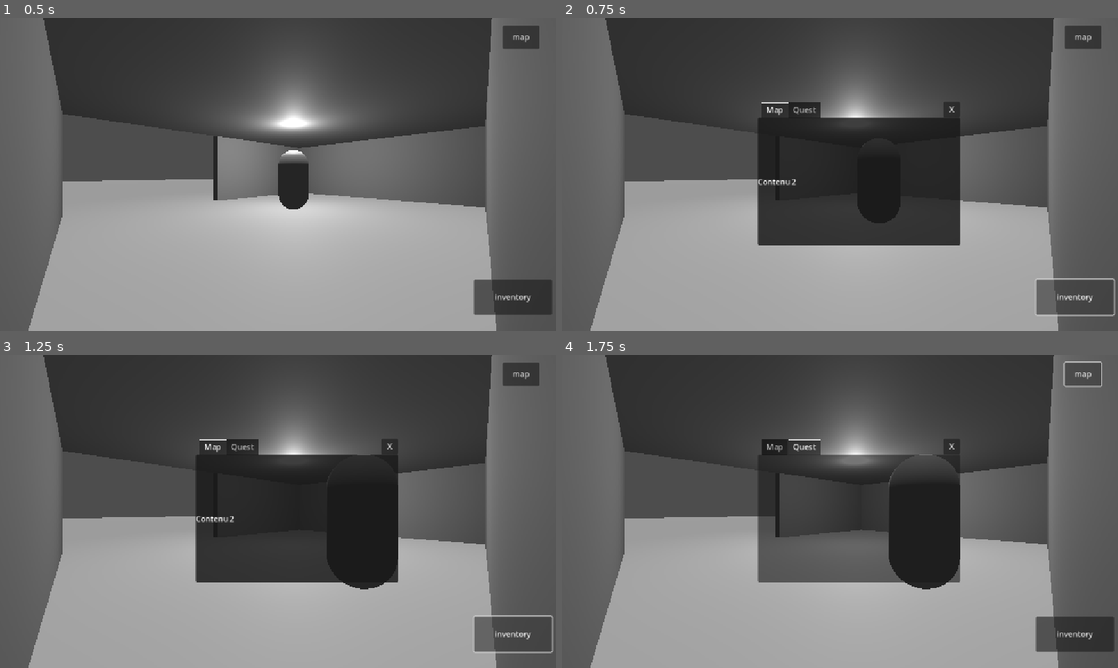
Above: before the commit, frames 1-4 (two rows, left to right).
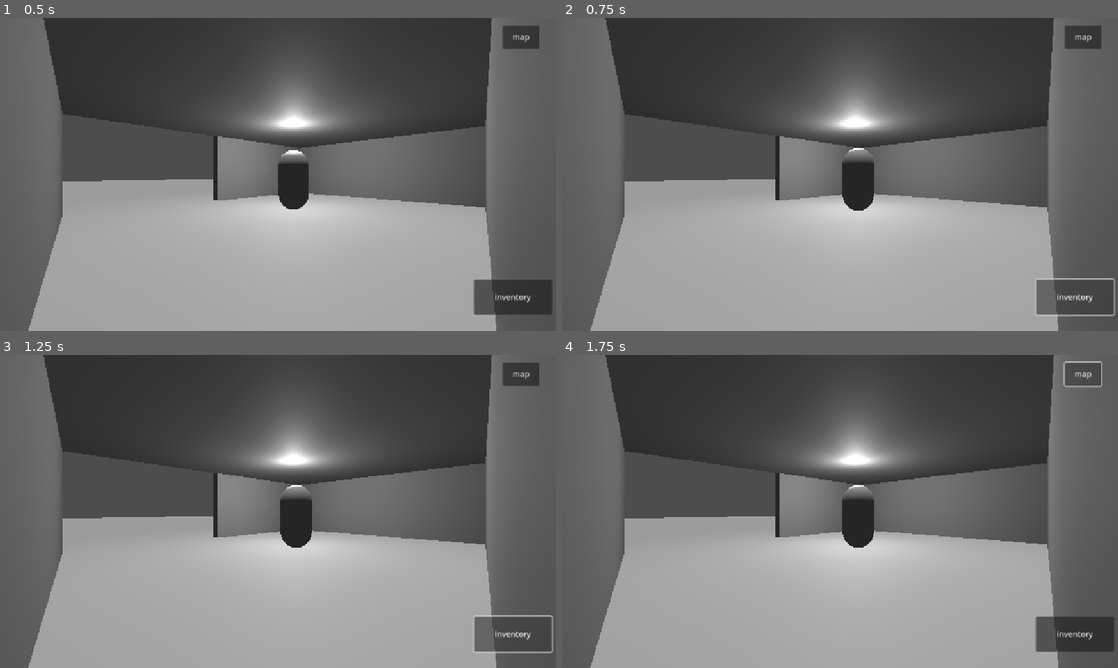
Above: after the commit, the same moments.

Repository: MateoChicano/Journey-starts-here
Game: Godot game, scene res://scenes/levels/quest_level.tscn
Two runs of this game, one before a commit and one after it. Both use one fixed random seed, a clock stepped at 60 frames per second and the inputs below. This scene is started directly instead of the project's main scene.
Inputs (mouse positions are in pixels of both pictures, inside the frame that each line leads up to):
- Up to frame 1 (0.5 s): no input
- Up to frame 2 (0.75 s): click "inventory" at 0.5 s
- Up to frame 3 (1.25 s): no input
- Up to frame 4 (1.75 s): click (1084, 373) at 1.25 s, where only the run before the commit has a clickable "map"

Frame 1 is identical in both runs. In frame 2, 14% of the frame differs, in the area x 35-72%, y 26-73%; in frame 3, 14%, in the area x 35-72%, y 26-75%; in frame 4, 14%.

Commit message:
changement traitement pause + interface menu fini retour a la méthode hide() nécessaire

Diff:
--- a/journey-start-here/scenes/Menus/inventory.tscn
+++ b/journey-start-here/scenes/Menus/inventory.tscn
@@ -1,9 +1,74 @@
-[gd_scene format=3 uid="uid://c2aa0j51ystr4"]
+[gd_scene load_steps=4 format=3 uid="uid://c2aa0j51ystr4"]
+
+[ext_resource type="Script" uid="uid://srxawdv3rggp" path="res://scripts/Menus/Hud/inventory.gd" id="1_ay0u5"]
+
+[sub_resource type="QuadMesh" id="QuadMesh_me4au"]
+
+[sub_resource type="RectangleShape2D" id="RectangleShape2D_ay0u5"]
+size = Vector2(2, 2)
 
 [node name="Inventory" type="Control"]
+process_mode = 3
 layout_mode = 3
 anchors_preset = 15
 anchor_right = 1.0
 anchor_bottom = 1.0
+offset_top = -6.0
+offset_right = -3.0
 grow_horizontal = 2
 grow_vertical = 2
+script = ExtResource("1_ay0u5")
+
+[node name="inventory_container" type="Panel" parent="."]
+layout_mode = 0
+offset_right = 1166.0
+offset_bottom = 649.0
+pivot_offset = Vector2(-973, 432)
+
+[node name="StaticBody2D" type="StaticBody2D" parent="inventory_container"]
+position = Vector2(599, 518)
+scale = Vector2(137.546, 17.614)
+
+[node name="MeshInstance2D" type="MeshInstance2D" parent="inventory_container/StaticBody2D"]
+position = Vector2(-2.98023e-08, -2.98023e-08)
+scale = Vector2(2, 2)
+mesh = SubResource("QuadMesh_me4au")
+
+[node name="CollisionShape2D" type="CollisionShape2D" parent="inventory_container/StaticBody2D"]
+shape = SubResource("RectangleShape2D_ay0u5")
+
+[node name="StaticBody2D2" type="StaticBody2D" parent="inventory_container"]
+position = Vector2(477, 400)
+rotation = -1.57079
+scale = Vector2(137.546, 17.614)
+
+[node name="MeshInstance2D" type="MeshInstance2D" parent="inventory_container/StaticBody2D2"]
+position = Vector2(-2.98023e-08, -2.98023e-08)
+scale = Vector2(2, 2)
+mesh = SubResource("QuadMesh_me4au")
+
+[node name="CollisionShape2D" type="CollisionShape2D" parent="inventory_container/StaticBody2D2"]
+shape = SubResource("RectangleShape2D_ay0u5")
+
+[node name="StaticBody2D3" type="StaticBody2D" parent="inventory_container"]
+position = Vector2(722, 396)
+rotation = -1.57079
+scale = Vector2(137.546, 17.614)
+
+[node name="MeshInstance2D" type="MeshInstance2D" parent="inventory_container/StaticBody2D3"]
+position = Vector2(-2.98023e-08, -2.98023e-08)
+scale = Vector2(2, 2)
+mesh = SubResource("QuadMesh_me4au")
+
+[node name="CollisionShape2D" type="CollisionShape2D" parent="inventory_container/StaticBody2D3"]
+shape = SubResource("RectangleShape2D_ay0u5")
+
+[node name="quit_button" type="Button" parent="inventory_container"]
+layout_mode = 0
+offset_left = 1106.0
+offset_top = 15.0
+offset_right = 1148.0
+offset_bottom = 46.0
+text = "Quit"
+
+[connection signal="pressed" from="inventory_container/quit_button" to="." method="_on_quit_pressed"]
--- a/journey-start-here/scenes/Menus/pause_menu.tscn
+++ b/journey-start-here/scenes/Menus/pause_menu.tscn
@@ -1,6 +1,6 @@
 [gd_scene load_steps=2 format=3 uid="uid://bfluwbpmsotx1"]
 
-[ext_resource type="Script" uid="uid://g675x3xgbxhx" path="res://scripts/pause_menu.gd" id="1_prkpd"]
+[ext_resource type="Script" uid="uid://g675x3xgbxhx" path="res://scripts/Menus/pause_menu.gd" id="1_prkpd"]
 
 [node name="pause menu" type="Control"]
 process_mode = 3
--- a/journey-start-here/scripts/Characters/player.gd
+++ b/journey-start-here/scripts/Characters/player.gd
@@ -4,9 +4,9 @@
 const GRAVITY : float = 4
 const TWEEN_DURATION : float = 1.0
 const HUD : PackedScene = preload("res://scenes/Menus/hud.tscn")
-const load_pause_menu : PackedScene = preload("res://scenes/Menus/pause_menu.tscn")
+const pause_menu : PackedScene = preload("res://scenes/Menus/pause_menu.tscn")
 
-var instance_pause : pause = load_pause_menu.instantiate()
+var instance_pause : pause = pause_menu.instantiate()
 var instance_hud : hud = HUD.instantiate()
 var cam : Camera3D
 var npc_trigger_entered : bool = false
@@ -22,8 +22,6 @@
 
 func _ready() -> void :
 	self.add_child(instance_hud)
-	self.add_child(instance_pause)
-	instance_pause.hide()
 
 #Fonction entrer dans zone
 func enter_trigger_camera(area : Area3D) -> void:
@@ -80,6 +78,14 @@
 		if collider.get_parent().get_parent() is NavigationRegion3D :
 				navAgent.set_target_position(ray.position)
 
+	if Input.is_action_just_pressed("escape") :
+		if instance_hud.contain_menu.visible :
+			instance_hud.contain_menu.hide()
+		else :
+			get_tree().paused = true
+			self.add_child(instance_pause)
+			instance_pause = pause_menu.instantiate()
+
 #Fonctions définies
 func moveToPoint(delta : float) -> void :
 	var targetPos : Vector3 = navAgent.get_next_path_position()
--- /dev/null
+++ b/journey-start-here/scripts/Menus/Hud/inventory.gd
@@ -0,0 +1,17 @@
+class_name Inventory extends Control
+
+
+# Called when the node enters the scene tree for the first time.
+func _ready() -> void:
+	pass # Replace with function body.
+
+
+func _on_quit_pressed() -> void:
+	get_tree().paused = false
+	self.hide()
+
+
+func _input(_event:InputEvent) -> void:
+	if Input.is_action_just_pressed("escape") :
+		get_tree().paused = false
+		self.hide()
--- a/journey-start-here/scripts/Menus/hud.gd
+++ b/journey-start-here/scripts/Menus/hud.gd
@@ -1,23 +1,21 @@
 class_name hud extends Control
 
 @onready var player : Player = get_tree().get_first_node_in_group("Player")
-
 @onready var contain_menu : Node = get_node("menu container")
 @onready var menu_gen : TabContainer = contain_menu.get_node("general menu")
 
+const inventory : PackedScene = preload("res://scenes/Menus/inventory.tscn")
+
+var instance_inv : Inventory = inventory.instantiate()
 
 func _ready() -> void :
 	contain_menu.hide()
 	menu_gen.show()
 
 func on_inventory_pressed() -> void:
-	if !contain_menu.visible :
-		contain_menu.show()
+	get_tree().paused = true
+	instance_inv.show()
 
-	else :
-		if menu_gen.current_tab == 0 :
-			contain_menu.hide()
-	menu_gen.current_tab = 0
 
 
 func on_map_pressed() -> void:
--- a/journey-start-here/scripts/Menus/pause_menu.gd
+++ b/journey-start-here/scripts/Menus/pause_menu.gd
@@ -4,14 +4,7 @@
 
 func _input(_event:InputEvent) -> void:
 	if Input.is_action_just_pressed("escape") :
-		if HUD.contain_menu.visible :
-			HUD.contain_menu.hide()
-		else :
-			if get_tree().paused :
-				self.quit_menu.call_deferred()
-			else :
-				get_tree().paused = true
-				self.show()
+		quit_menu.call_deferred()
 
 func _on_pressed() -> void:
 	get_tree().paused = false
@@ -19,4 +12,4 @@
 
 func quit_menu() -> void :
 	get_tree().paused = false
-	self.hide()
+	self.queue_free()
Not shown, added: journey-start-here/scripts/Menus/Hud/inventory.gd.uid
